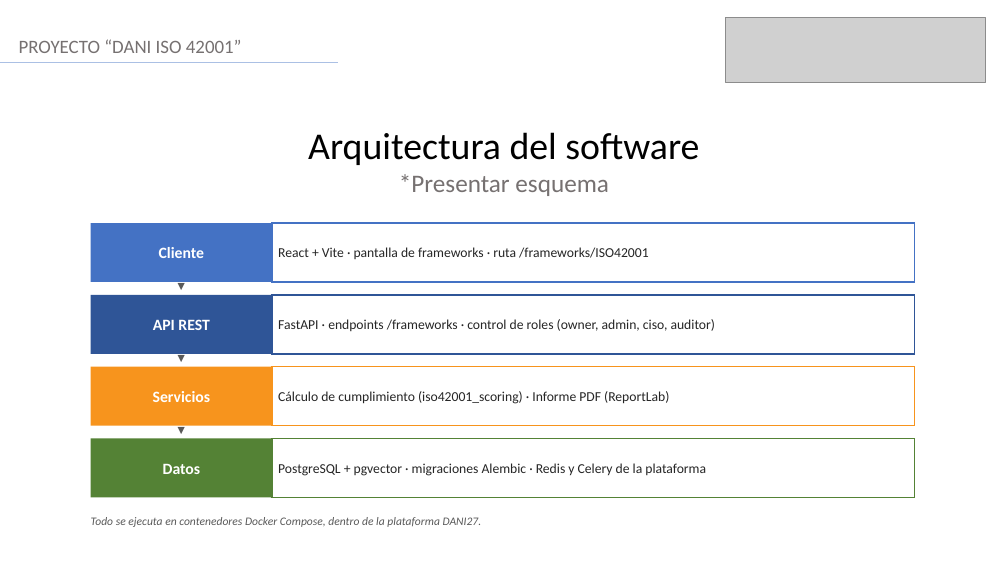
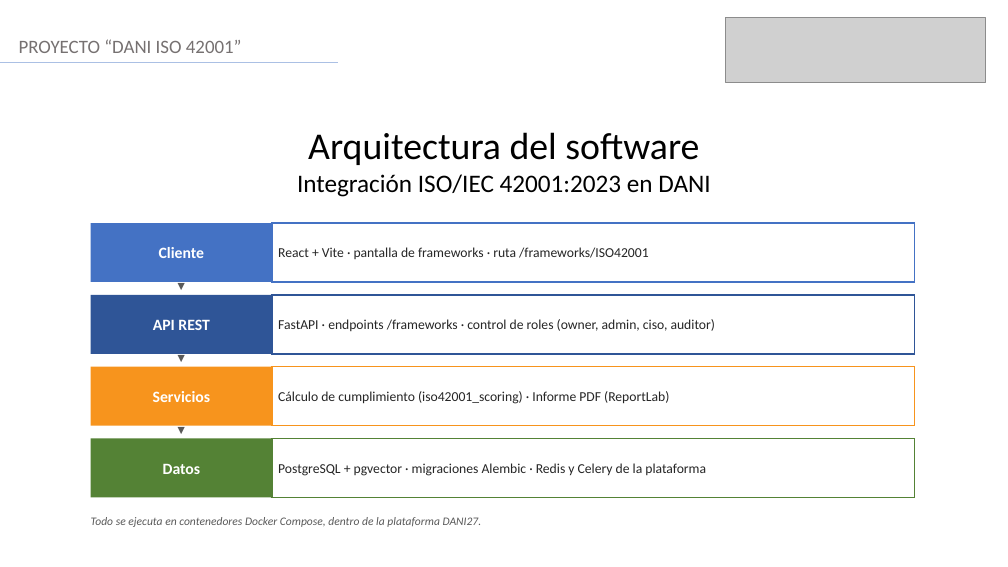
Before and after one commit to vicesuazo/Proyecto-Dani-ISO-42001, a slide deck: slide 9 of Fase 3/Evidencias Grupales/Presentación Final del proyecto (Español) (1).pptx. Drawn at 1008x567 pixels with LibreOffice and Linux fonts; fonts in the diff are those of the drawing; grey boxes stand for pictures. Boxes give left, top, right and bottom in pixels: in the first picture for what was removed or moved away, otherwise in the second. Text is boxed around its words. In the diff, an @@ line names an element or a change of style, - is before the commit and + after.

```diff
--- a/Fase 3/Evidencias Grupales/Presentación Final del proyecto (Español) (1).pptx
+++ b/Fase 3/Evidencias Grupales/Presentación Final del proyecto (Español) (1).pptx
@@ text at box(297, 174, 710, 197): text changed; text colour #767171 to #000000 @@
-*Presentar esquema
+Integración ISO/IEC 42001:2023 en DANI
```
Also in this commit, not shown: 1 other slide changed.
